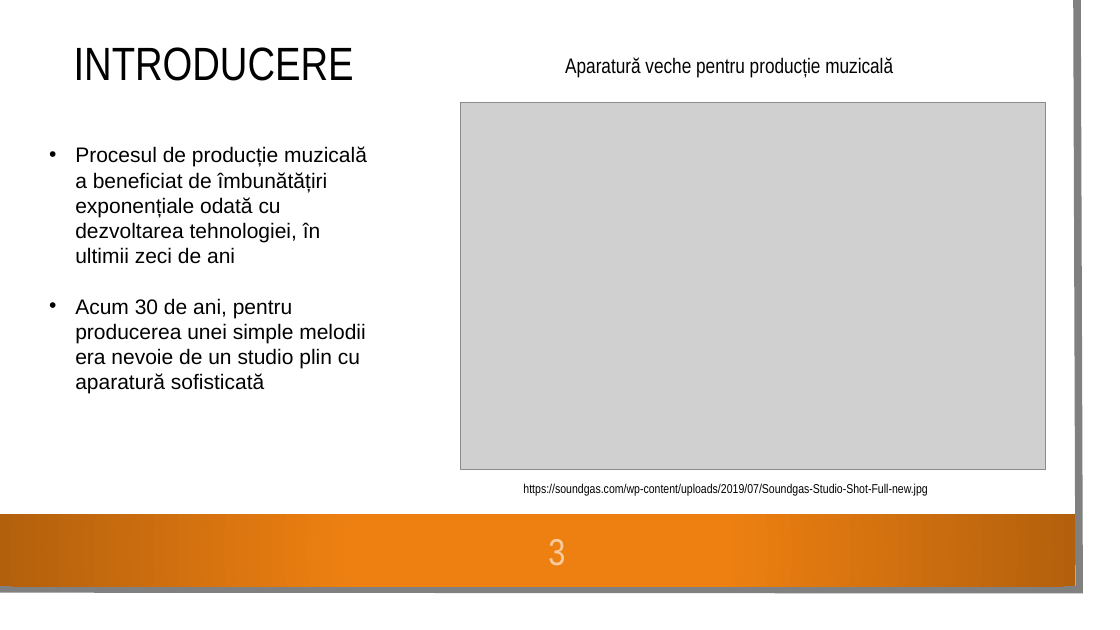
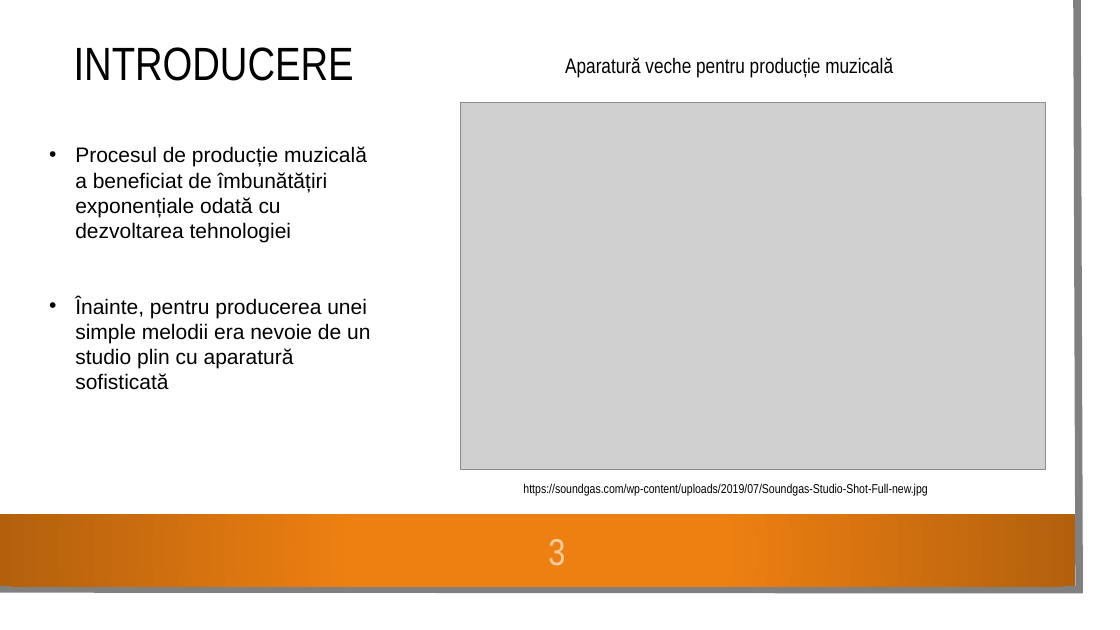
Before and after one commit to paulscutaru/SoundMaker, a slide deck: slide 3 of public/documentation/prezentare.pptx. Drawn at 1120x630 pixels with LibreOffice and Linux fonts; fonts in the diff are those of the drawing; grey boxes stand for pictures; background and template pictures are left out. Boxes give left, top, right and bottom in pixels: in the first picture for what was removed or moved away, otherwise in the second. Text is boxed around its words. In the diff, an @@ line names an element or a change of style, - is before the commit and + after.

```diff
--- a/public/documentation/prezentare.pptx
+++ b/public/documentation/prezentare.pptx
@@ text at [75,146,370,390]: text changed @@
-• Procesul de producție muzicală a beneficiat de îmbunătățiri exponențiale odată cu dezvoltarea tehnologiei, în ultimii zeci de ani
-• Acum 30 de ani, pentru producerea unei simple melodii era nevoie de un studio plin cu aparatură sofisticată
+• Procesul de producție muzicală a beneficiat de îmbunătățiri exponențiale odată cu dezvoltarea tehnologiei
+• Înainte, pentru producerea unei simple melodii era nevoie de un studio plin cu aparatură sofisticată
```
Also in this commit, not shown: 2 other slides changed, 2 other files.
